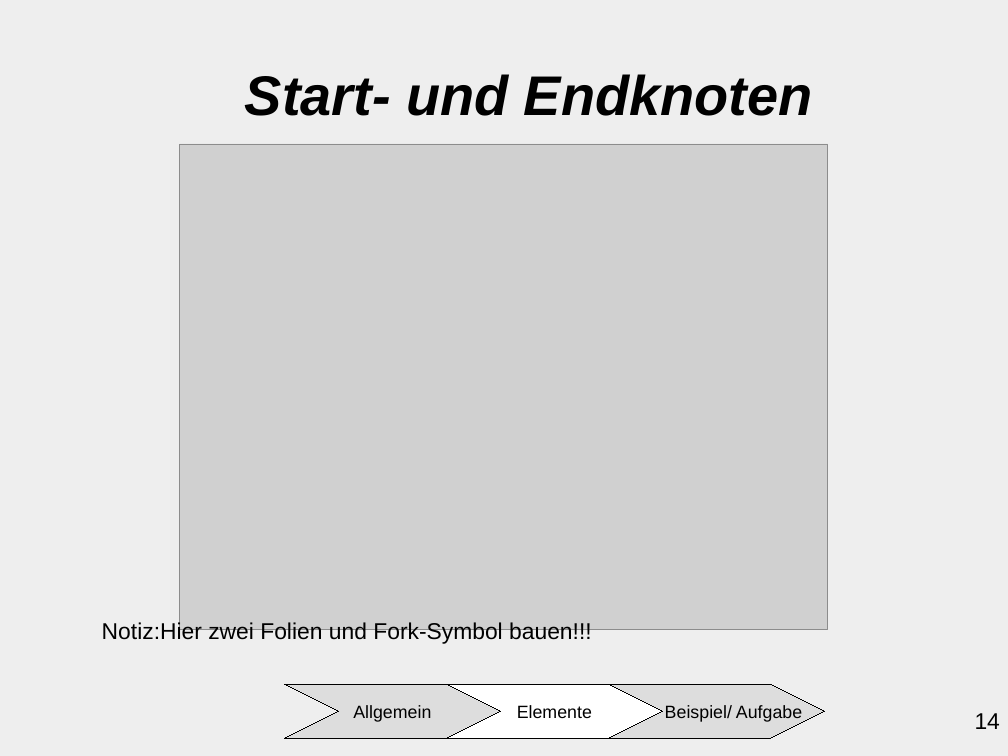
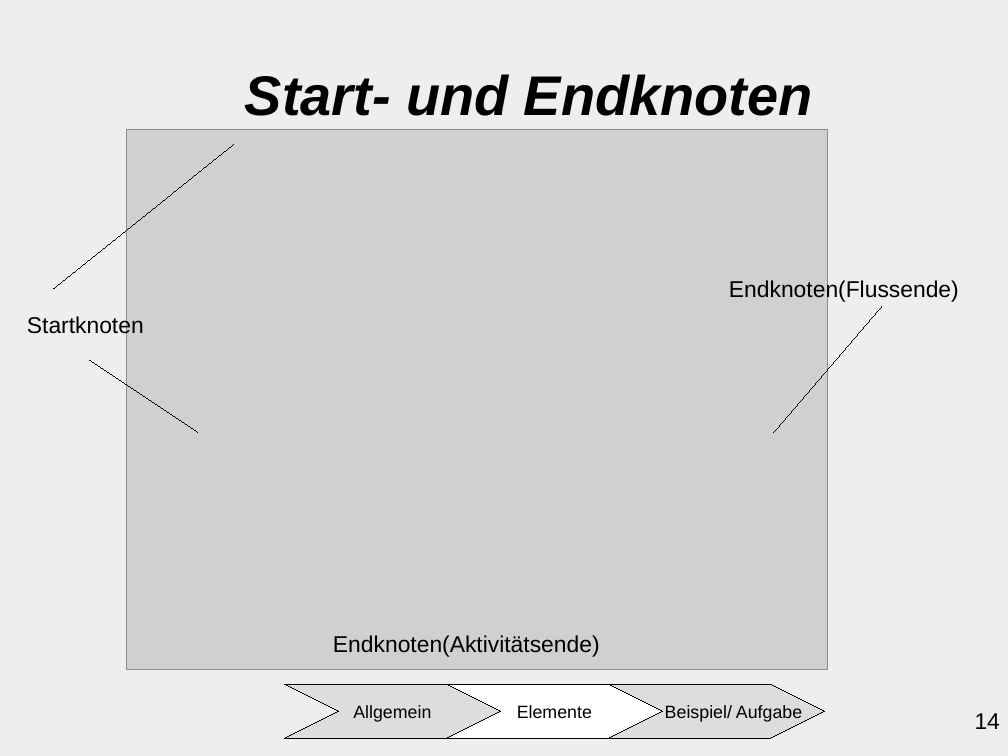
Before and after one commit to ChristianMarzianGithub/VortragAktivitaetsdiagramm, a slide deck: slide 14 of Präsentation Aktivitätsdiagramm/main/AktivitaetsdiagrammCM.odp. Drawn at 1008x756 pixels with LibreOffice and Linux fonts; fonts in the diff are those of the drawing; grey boxes stand for pictures. Boxes give left, top, right and bottom in pixels: in the first picture for what was removed or moved away, otherwise in the second. Text is boxed around its words. In the diff, an @@ line names an element or a change of style, - is before the commit and + after.

```diff
--- a/Präsentation Aktivitätsdiagramm/main/AktivitaetsdiagrammCM.odp
+++ b/Präsentation Aktivitätsdiagramm/main/AktivitaetsdiagrammCM.odp
@@ line added from (54, 288) to (234, 144), #000000 0 pt @@
@@ picture: place and size @@
-picture at [180,144,829,629]
+picture at [126,130,829,670]
@@ text added at [729,279,959,303], 18 pt, text #000000 @@
+Endknoten(Flussende)
@@ text added at [27,315,144,339], 18 pt, text #000000 @@
+Startknoten
@@ line added from (883, 306) to (774, 432), #000000 0 pt @@
@@ line added from (90, 360) to (198, 432), #000000 0 pt @@
@@ text removed at [102,621,592,644] @@
-Notiz:Hier zwei Folien und Fork-Symbol bauen!!!
@@ text added at [333,635,600,657], 18 pt, text #000000 @@
+Endknoten(Aktivitätsende)
```
Also in this commit, not shown: 16 other slides changed.
